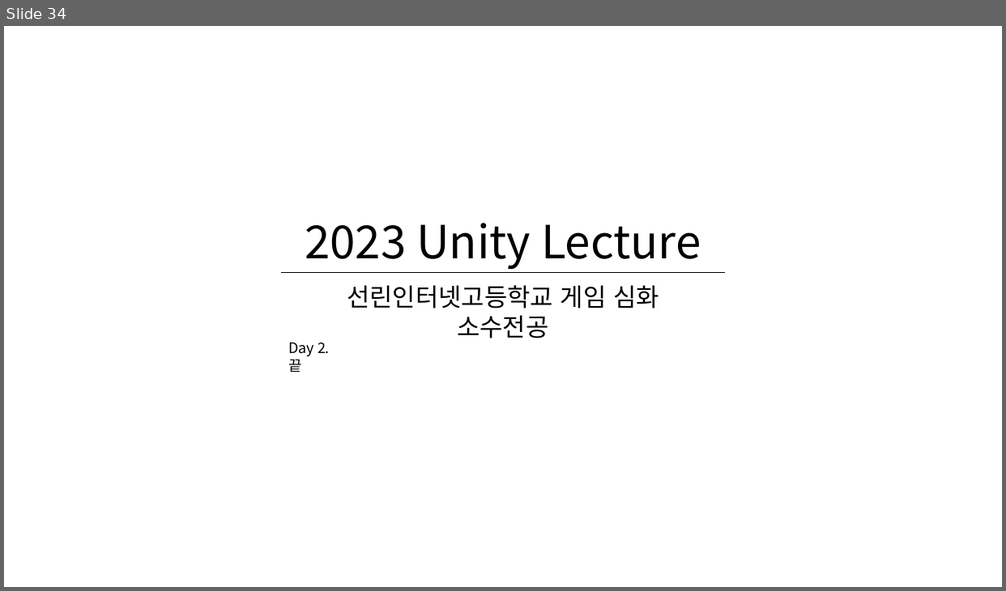
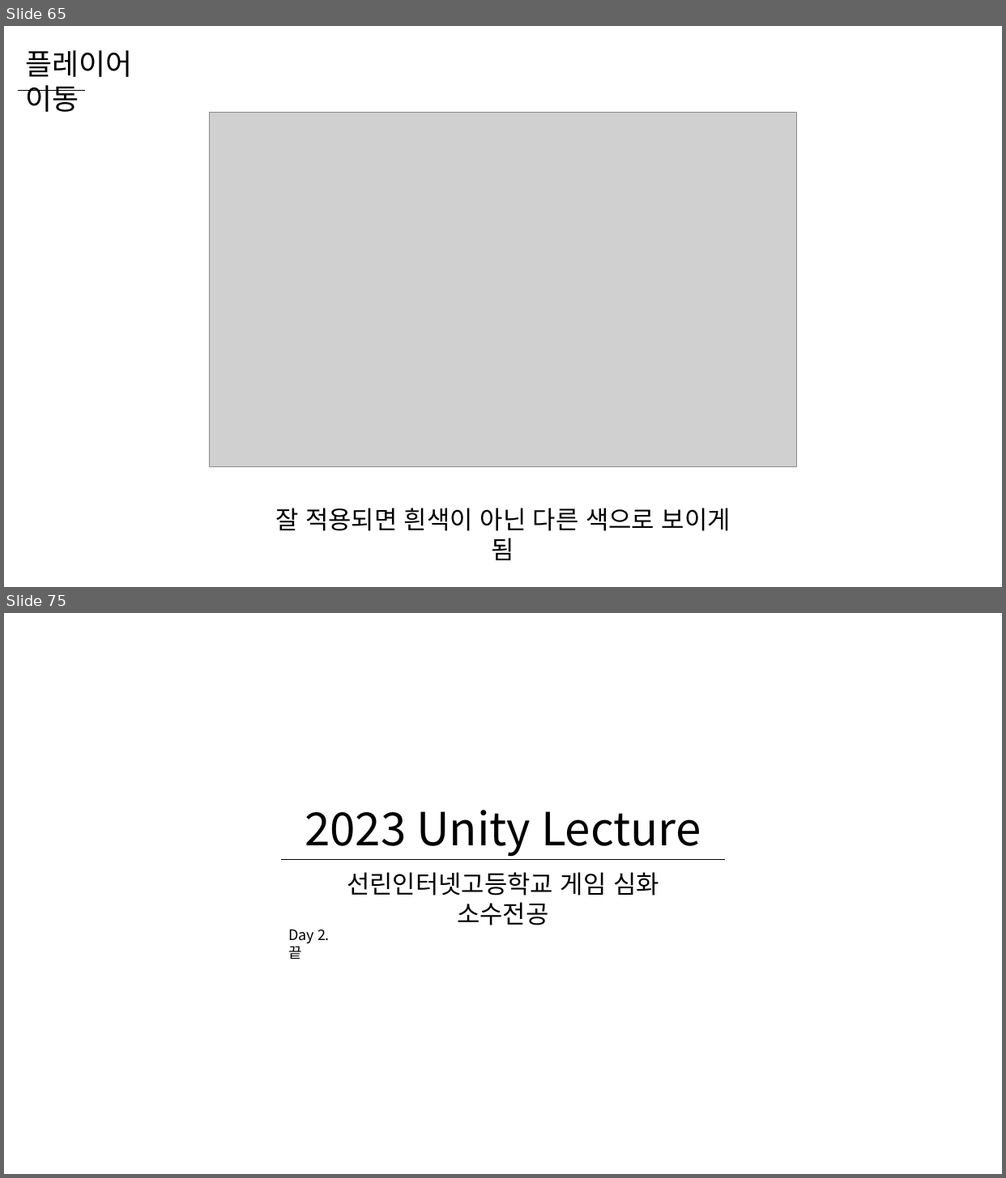
Before and after one commit to WooLyung/2023-Unity-Lecture, a slide deck: Day 2.pptx. Shown one above the other, each under a label of ours: slide 34 before the commit, slides 65 and 75 after it; the slides between them are not shown. The pictures are 1006x591 and 1006x1178 pixels, drawn with LibreOffice and Linux fonts; fonts in the diff are those of the drawing; grey boxes stand for pictures. Boxes give left, top, right and bottom in pixels: in the first picture for what was removed or moved away, otherwise in the second. Text is boxed around its words. In the diff, an @@ line names an element or a change of style, - is before the commit and + after.

```diff
--- a/Day 2.pptx
+++ b/Day 2.pptx
@@ slide 65 added at (4, 26, 1002, 587), background #FFFFFF @@
@@ text added at (25, 50, 132, 112), 28 pt, text #000000 @@
+플레이어 이동
@@ line added from (19, 90) to (85, 90), #000000 0.5 pt @@
@@ picture added at (209, 113, 796, 467) @@
@@ text added at (275, 508, 731, 531), 24 pt, text #000000 @@
+잘 적용되면 흰색이 아닌 다른 색으로 보이게 됨
@@ what was slide 34 is now slide 75 @@
```
Also in this commit, not shown: 2 slides changed, 40 other slides added, 27 other files.
